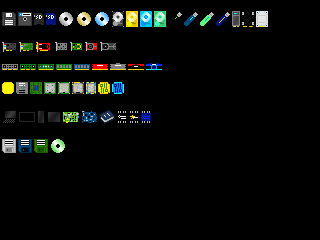
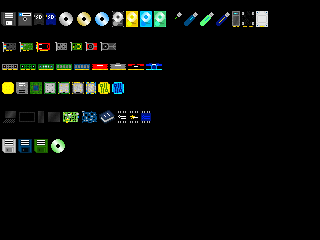
Layered file, before and after one edit (320px x 240px). Changes by layer:
painted on "Фон" over [2, 12, 16, 26]
